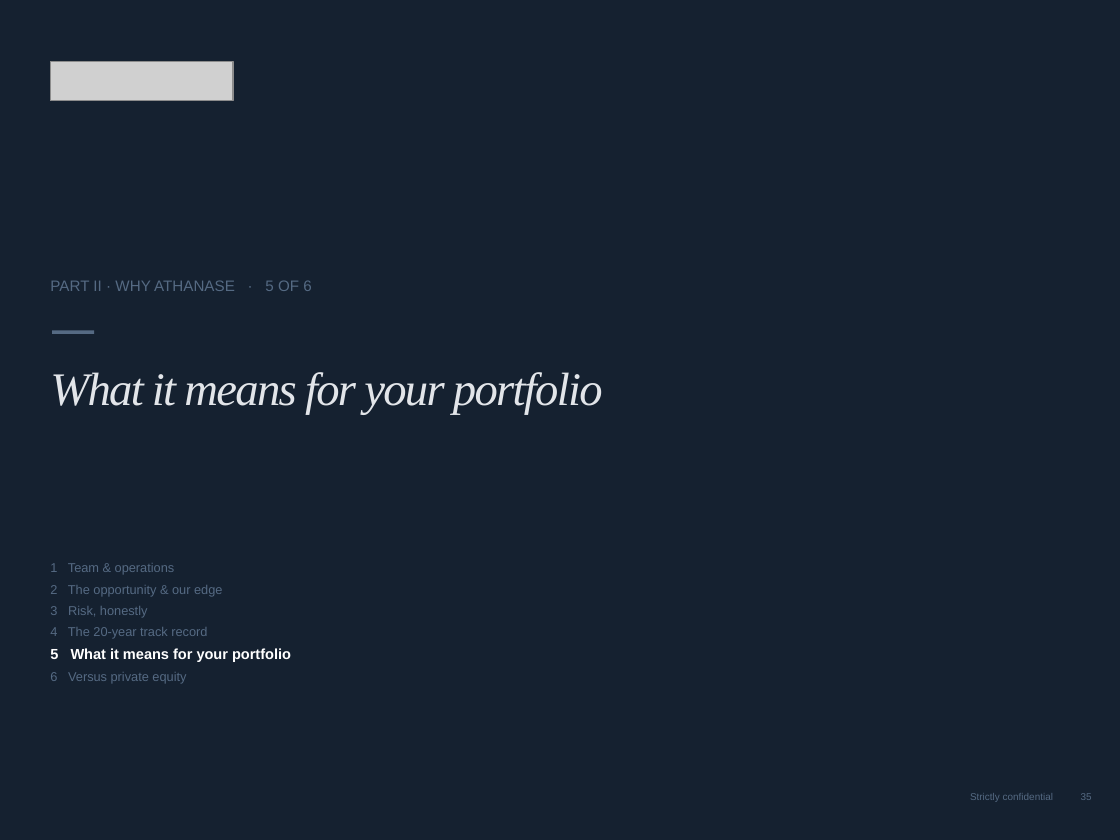
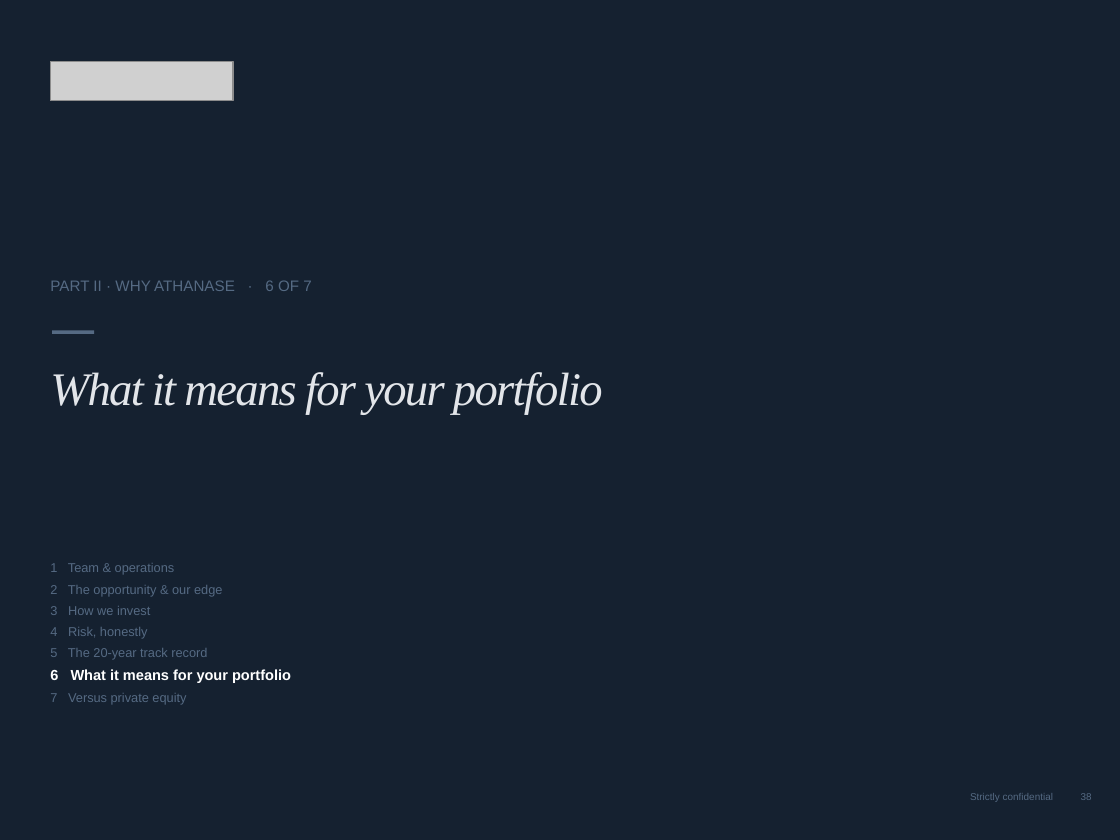
Before and after one commit to charette-lab/Claude, a slide deck: slide 41 of Athanase_Engaged_Ownership_Allocator_Deck.pptx (slide 38 before the commit). Drawn at 1120x840 pixels with LibreOffice and Linux fonts; fonts in the diff are those of the drawing; grey boxes stand for pictures. Boxes give left, top, right and bottom in pixels: in the first picture for what was removed or moved away, otherwise in the second. Text is boxed around its words. In the diff, an @@ line names an element or a change of style, - is before the commit and + after.

```diff
--- a/Athanase_Engaged_Ownership_Allocator_Deck.pptx
+++ b/Athanase_Engaged_Ownership_Allocator_Deck.pptx
@@ text at (x1=50, y1=280, x2=311, y2=291): text changed @@
-PART II · WHY ATHANASE · 5 OF 6
+PART II · WHY ATHANASE · 6 OF 7
@@ text at (x1=50, y1=606, x2=291, y2=705): text changed @@
-3 Risk, honestly
-4 The 20-year track record
-5 What it means for your portfolio
-6 Versus private equity
+3 How we invest
+4 Risk, honestly
+5 The 20-year track record
+6 What it means for your portfolio
+7 Versus private equity
```
Also in this commit, not shown: 36 other slides changed, 4 slides added, 1 slide removed, 1 other file.
